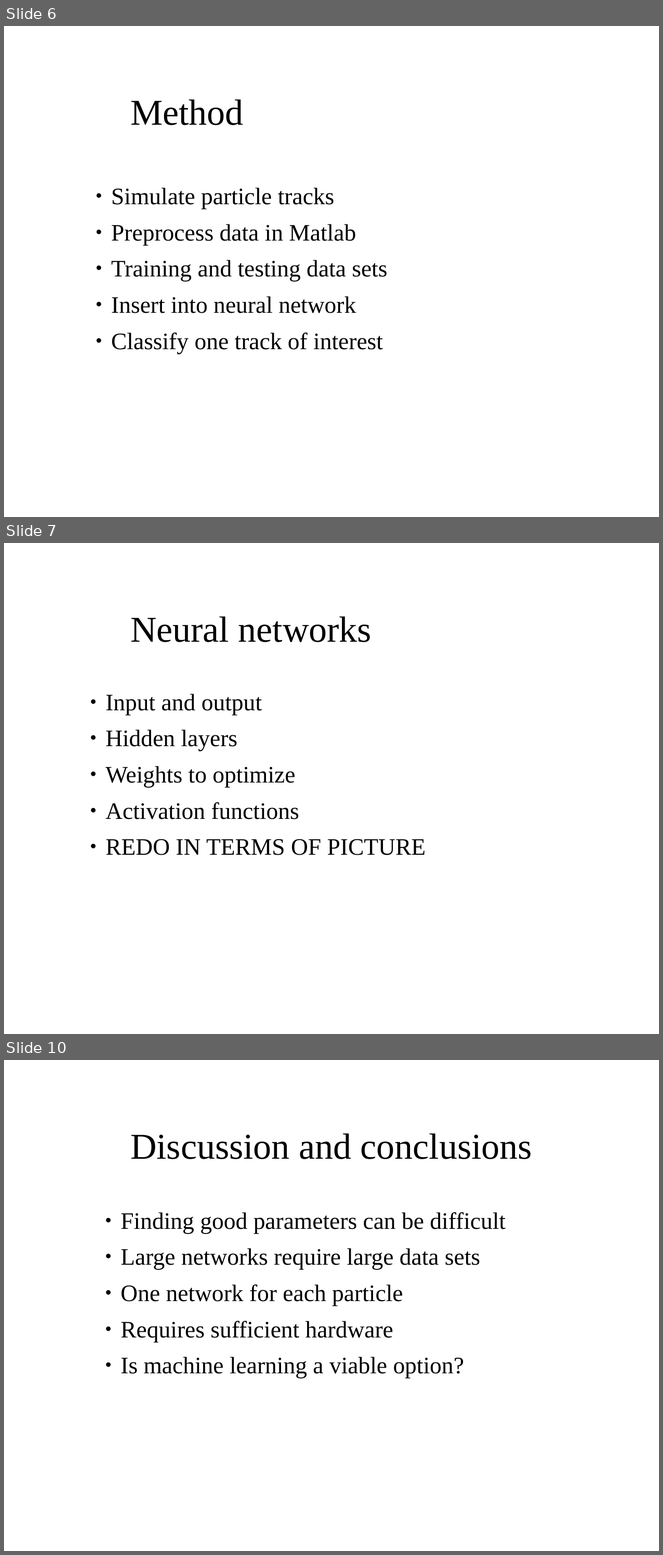
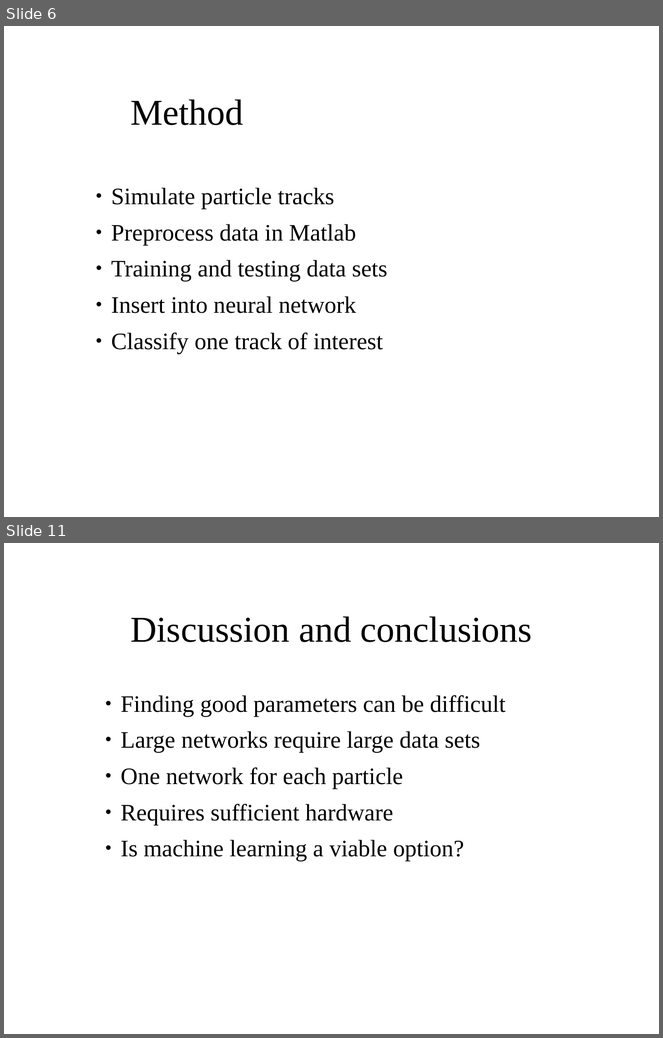
Before and after one commit to aaaaarvi/Projektarbete17, a slide deck: presentation/presentation.odp. Shown one above the other, each under a label of ours: slides 6, 7 and 10 before the commit, slides 6 and 11 after it; the slides between them are not shown. The pictures are 663x1555 and 663x1038 pixels, drawn with LibreOffice and Linux fonts; fonts in the diff are those of the drawing; background and template pictures are left out. Boxes give left, top, right and bottom in pixels: in the first picture for what was removed or moved away, otherwise in the second. Text is boxed around its words. In the diff, an @@ line names an element or a change of style, - is before the commit and + after.

```diff
--- a/presentation/presentation.odp
+++ b/presentation/presentation.odp
@@ slide 7 removed at <box>4,543,659,1034</box>, background picture (left out) @@
@@ title removed at <box>130,616,372,642</box> @@
-Neural networks
@@ text removed at <box>105,694,426,856</box> @@
-● Input and output
-● Hidden layers
-● Weights to optimize
-● Activation functions
-● REDO IN TERMS OF PICTURE
@@ what was slide 10 is now slide 11 @@
```
Also in this commit, not shown: 5 slides changed, 3 slides added, 1 other slide removed, 17 other files.
